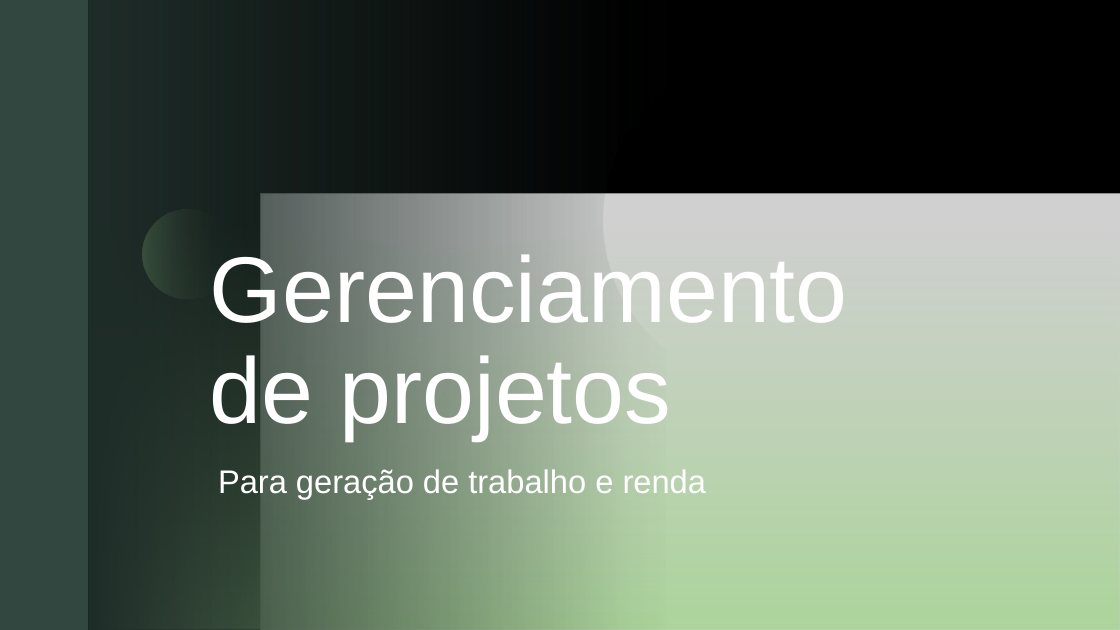
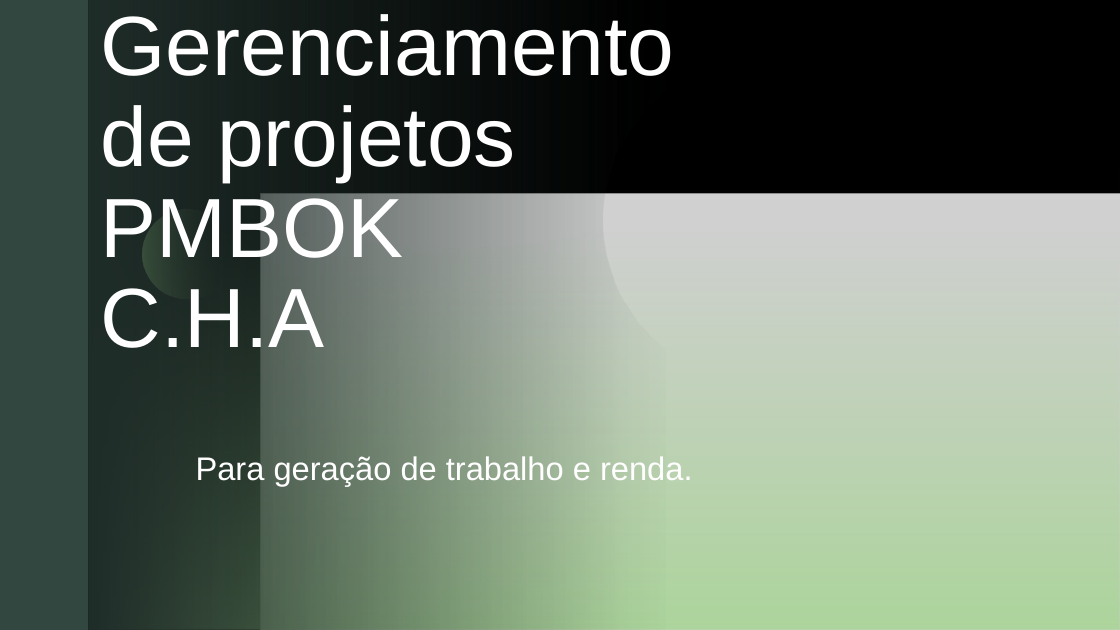
Before and after one commit to professorjar/gerenciamentodeprojetos, a slide deck: slide 1 of Gerenciamento de projetos.pptx. Drawn at 1120x630 pixels with LibreOffice and Linux fonts; fonts in the diff are those of the drawing; grey boxes stand for pictures; background and template pictures are left out. Boxes give left, top, right and bottom in pixels: in the first picture for what was removed or moved away, otherwise in the second. Text is boxed around its words. In the diff, an @@ line names an element or a change of style, - is before the commit and + after.

Commit message:
Gerenciamento de projetos
Gerenciamento de projetos

```diff
--- a/Gerenciamento de projetos.pptx
+++ b/Gerenciamento de projetos.pptx
@@ title at (101, 14, 675, 363): text changed; size 80 to 72 pt @@
-Gerenciamento de projetos
+Gerenciamento de projetos PMBOK
+C.H.A
@@ subtitle at (196, 456, 693, 486): text changed @@
-Para geração de trabalho e renda
+Para geração de trabalho e renda.
```
Also in this commit, not shown: 2 other slides changed, 2 slides added.
